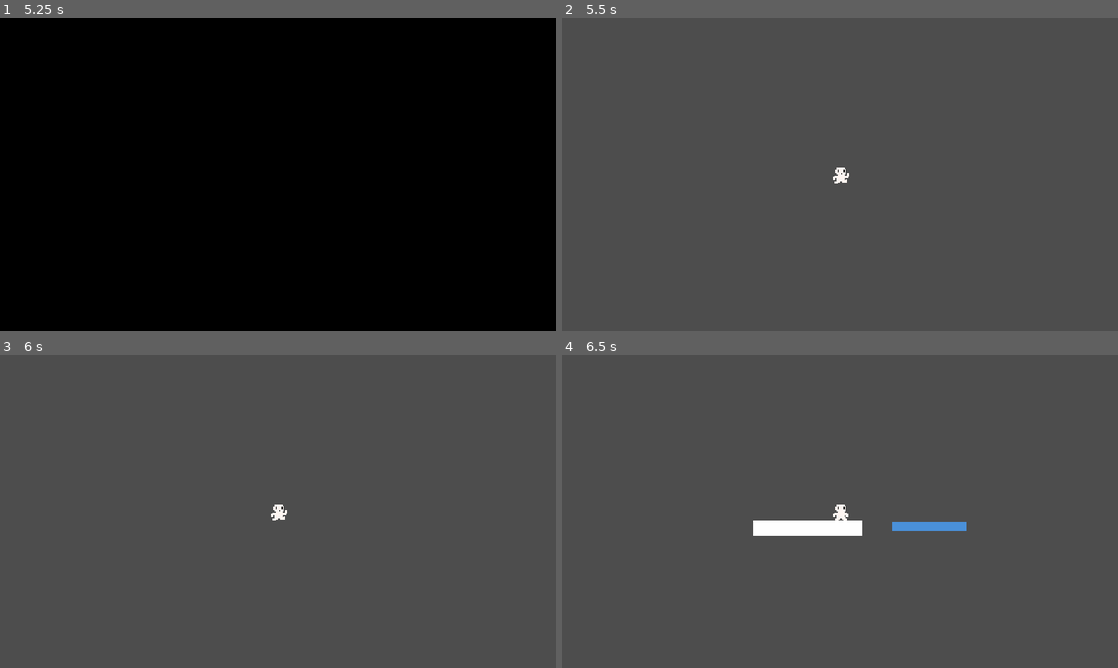
Above: before the commit, frames 1-4 (two rows, left to right).
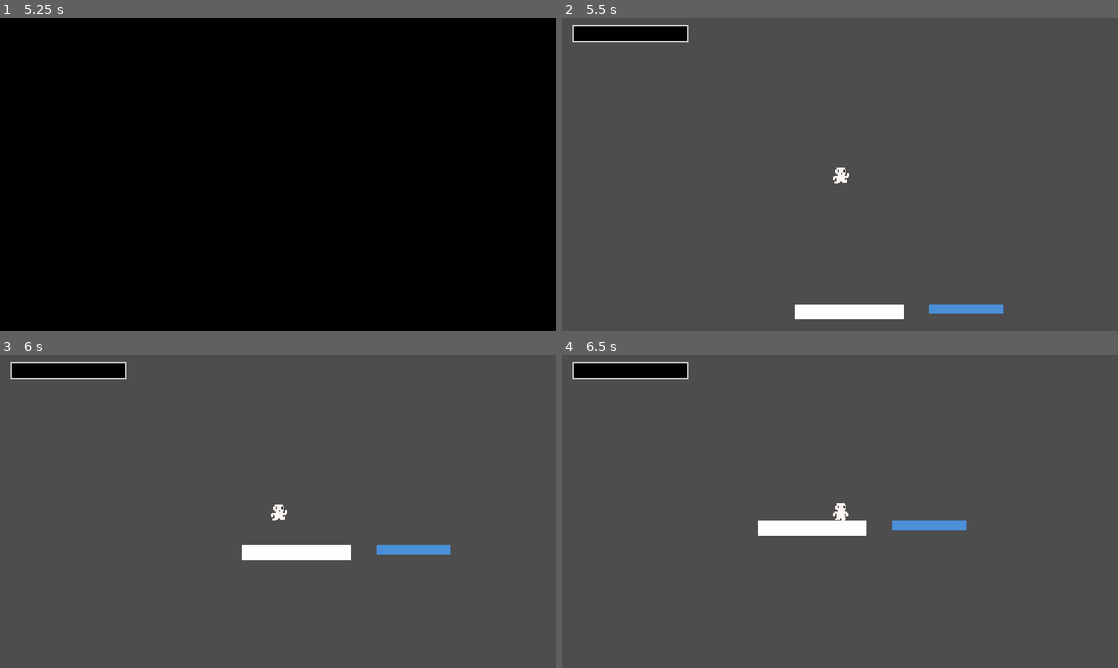
Above: after the commit, the same moments.

Repository: ilmoruuu/dontScroll
Game: Godot game, scene res://scenes/ui/main_menu.tscn
Two runs of this game, one before a commit and one after it. Both use one fixed random seed, a clock stepped at 60 frames per second and the inputs below.
Inputs:
- Up to frame 1 (5.25 s): click "Iniciar" at 0.5 s; tap Enter (ui_accept) at 1.25, 1.52, 2.27, 3.5, 3.77, 4.52 s; hold Right (ui_right) 1.28-2.78 s; hold Left (ui_left) 2.78-3.53 s; hold Right (ui_right) 3.53-5.03 s; hold Left (ui_left) from 5.03 s (still down)
- Up to frame 2 (5.5 s): keep holding Left (ui_left); tap Enter (ui_accept) at 5.27 s
- Up to frame 3 (6 s): release Left (ui_left) at 5.78 s; hold Right (ui_right) from 5.78 s (still down)
- Up to frame 4 (6.5 s): keep holding Right (ui_right)

Frame 1 is identical in both runs. In frame 2, 2.5% of the frame differs, in the area x 1-80%, y 2-97%; in frame 3, 2.5%, in the area x 1-81%, y 2-66%; in frame 4, 1.4%.

Commit message:
test: Teste da barra no Canvas Layer

Diff:
--- a/dont-scroll/scenes/levels/fase1.tscn
+++ b/dont-scroll/scenes/levels/fase1.tscn
@@ -1,5 +1,6 @@
 [gd_scene format=3 uid="uid://b5hogq42fsios"]
 
+[ext_resource type="PackedScene" uid="uid://cyqngwh0fw0rp" path="res://entities/exposition_bar/exposition_bar.tscn" id="1_f125c"]
 [ext_resource type="PackedScene" uid="uid://d233rvyx64hw4" path="res://entities/player/player.tscn" id="1_yo6j7"]
 [ext_resource type="PackedScene" uid="uid://7y2ohpt4rivb" path="res://entities/platforms/platforms.tscn" id="2_5lt65"]
 
@@ -8,11 +9,21 @@
 
 [node name="Fase1" type="Node2D" unique_id=824388027 groups=["platform"]]
 
+[node name="CanvasLayer" type="CanvasLayer" parent="." unique_id=2093433926]
+
+[node name="ProgressBar" parent="CanvasLayer" unique_id=1379656205 node_paths=PackedStringArray("target") instance=ExtResource("1_f125c")]
+offset_left = 9.0
+offset_top = 6.0
+offset_right = 109.0
+offset_bottom = 21.0
+max_value = 88.49
+target = NodePath("../../Player")
+
 [node name="Player" parent="." unique_id=105345503 instance=ExtResource("1_yo6j7")]
 position = Vector2(49, 4)
 
 [node name="Chao" type="StaticBody2D" parent="." unique_id=2085114010]
-position = Vector2(15, 250)
+position = Vector2(19, 93)
 
 [node name="ColorRect" type="ColorRect" parent="Chao" unique_id=1042671749]
 offset_left = -10.0
@@ -25,4 +36,4 @@
 shape = SubResource("RectangleShape2D_k80x8")
 
 [node name="Plataforms" parent="." unique_id=1276451516 instance=ExtResource("2_5lt65")]
-position = Vector2(157, 278)
+position = Vector2(157, 120)
